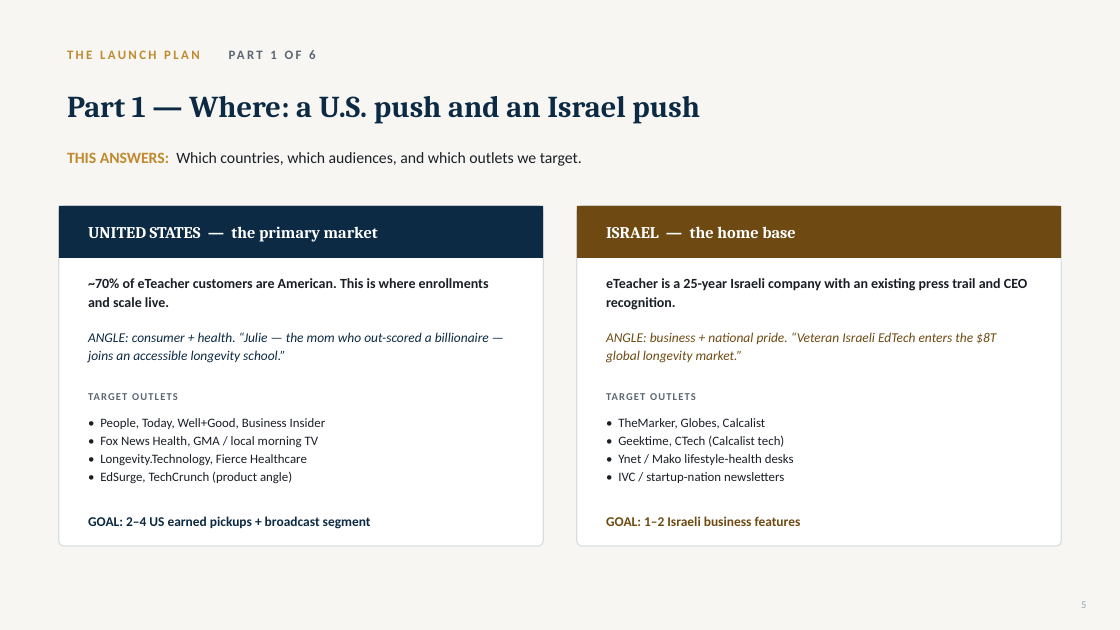
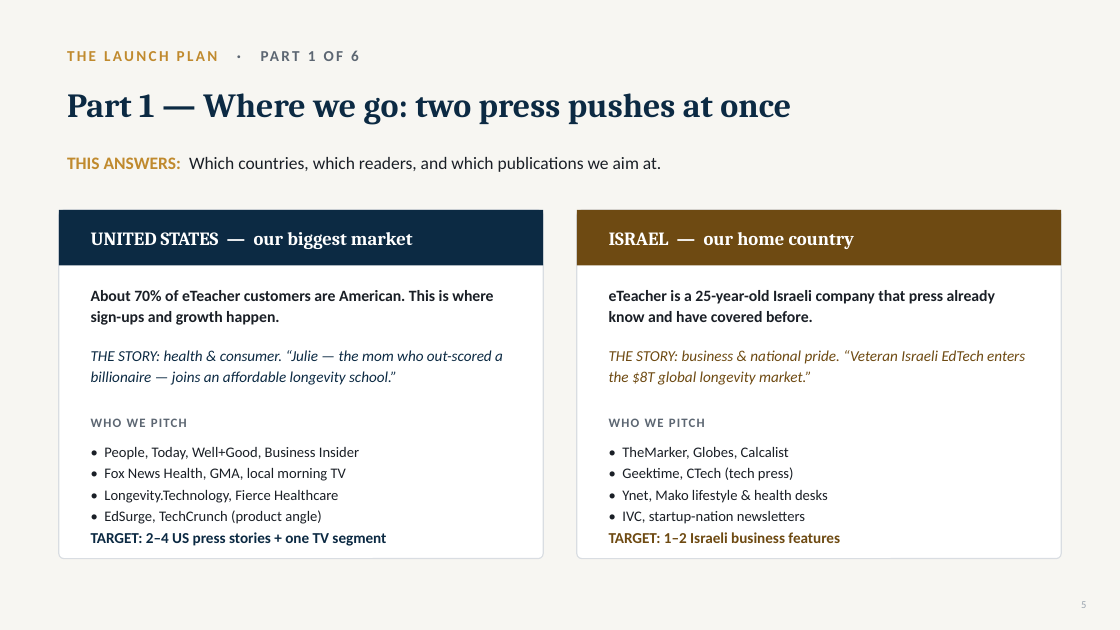
Before and after one commit to gitteromri-ux/eteacher-longevity-pr-campaign, a slide deck: slide 5 of eTeacher_Longevity_PR_Campaign.pptx. Drawn at 1120x630 pixels with LibreOffice and Linux fonts; fonts in the diff are those of the drawing. Boxes give left, top, right and bottom in pixels: in the first picture for what was removed or moved away, otherwise in the second. Text is boxed around its words. In the diff, an @@ line names an element or a change of style, - is before the commit and + after.

Commit message:
Plan slides: plain-English headlines, larger fonts, QA fixes (possible tier, consistent breadcrumbs, step cues)

```diff
--- a/eTeacher_Longevity_PR_Campaign.pptx
+++ b/eTeacher_Longevity_PR_Campaign.pptx
@@ text at (x1=67, y1=50, x2=359, y2=61): text changed; size 11 to 13 pt @@
-THE LAUNCH PLAN PART 1 OF 6
+THE LAUNCH PLAN · PART 1 OF 6
@@ text at (x1=67, y1=93, x2=791, y2=125): text changed; size 26 to 29 pt @@
-Part 1 — Where: a U.S. push and an Israel push
+Part 1 — Where we go: two press pushes at once
@@ text at (x1=67, y1=157, x2=661, y2=172): text changed; size 13.5 to 15 pt @@
-THIS ANSWERS: Which countries, which audiences, and which outlets we target.
+THIS ANSWERS: Which countries, which readers, and which publications we aim at.
@@ rectangle resized from (x1=59, y1=206, x2=544, y2=258) to (x1=59, y1=210, x2=544, y2=266) @@
@@ rounded rectangle resized from (x1=59, y1=206, x2=544, y2=546) to (x1=59, y1=210, x2=544, y2=559) @@
@@ rounded rectangle at (x1=59, y1=210, x2=544, y2=559): proportions changed @@
@@ text at (x1=91, y1=232, x2=413, y2=249): text changed; size 14 to 16 pt @@
-UNITED STATES — the primary market
+UNITED STATES — our biggest market
@@ rectangle resized from (x1=577, y1=206, x2=1062, y2=258) to (x1=577, y1=210, x2=1062, y2=266) @@
@@ rounded rectangle at (x1=577, y1=210, x2=1062, y2=559): proportions changed @@
@@ rounded rectangle resized from (x1=577, y1=206, x2=1062, y2=546) to (x1=577, y1=210, x2=1062, y2=559) @@
@@ text at (x1=609, y1=232, x2=855, y2=249): text changed; size 14 to 16 pt @@
-ISRAEL — the home base
+ISRAEL — our home country
@@ text at (x1=91, y1=290, x2=493, y2=325): text changed; size 12 to 13.5 pt @@
-~70% of eTeacher customers are American. This is where enrollments and scale live.
+About 70% of eTeacher customers are American. This is where sign-ups and growth happen.
@@ text at (x1=609, y1=290, x2=995, y2=322): text changed; size 12 to 13.5 pt @@
-eTeacher is a 25-year Israeli company with an existing press trail and CEO recognition.
+eTeacher is a 25-year-old Israeli company that press already know and have covered before.
@@ text at (x1=91, y1=350, x2=503, y2=385): text changed; size 11.5 to 13 pt @@
-ANGLE: consumer + health. “Julie — the mom who out-scored a billionaire — joins an accessible longevity school.”
+THE STORY: health & consumer. “Julie — the mom who out-scored a billionaire — joins an affordable longevity school.”
@@ text at (x1=609, y1=350, x2=1025, y2=385): text changed; size 11.5 to 13 pt @@
-ANGLE: business + national pride. “Veteran Israeli EdTech enters the $8T global longevity market.”
+THE STORY: business & national pride. “Veteran Israeli EdTech enters the $8T global longevity market.”
@@ text at (x1=91, y1=418, x2=187, y2=427): text changed; size 9 to 11 pt @@
-TARGET OUTLETS
+WHO WE PITCH
@@ text at (x1=609, y1=418, x2=705, y2=427): text changed; size 9 to 11 pt @@
-TARGET OUTLETS
+WHO WE PITCH
@@ text "• People, Today, Well+Good, Business ..." moved from (x1=100, y1=418, x2=326, y2=483) to (x1=104, y1=447, x2=359, y2=524) @@
@@ text at (x1=104, y1=447, x2=359, y2=524): size 11 to 12.5 pt in "• People, Today, Well+Good, Business Insider", "• Longevity.Technology, Fierce Healthcare", "• EdSurge, TechCrunch (product angle)"; line spacing 1.18 to 1.22 @@
@@ text "• TheMarker, Globes, Calcalist" moved from (x1=618, y1=418, x2=794, y2=483) to (x1=622, y1=447, x2=828, y2=524) @@
@@ text at (x1=622, y1=447, x2=789, y2=459): size 11 to 12.5 pt in "• TheMarker, Globes, Calcalist"; line spacing 1.18 to 1.22 @@
@@ text at (x1=104, y1=468, x2=346, y2=481): text changed; size 11 to 12.5 pt @@
-• Fox News Health, GMA / local morning TV
+• Fox News Health, GMA, local morning TV
@@ text at (x1=622, y1=467, x2=828, y2=524): text changed; size 11 to 12.5 pt @@
-• Geektime, CTech (Calcalist tech)
-• Ynet / Mako lifestyle-health desks
-• IVC / startup-nation newsletters
+• Geektime, CTech (tech press)
+• Ynet, Mako lifestyle & health desks
+• IVC, startup-nation newsletters
@@ text at (x1=91, y1=532, x2=386, y2=546): text changed; size 11.5 to 13 pt @@
-GOAL: 2–4 US earned pickups + broadcast segment
+TARGET: 2–4 US press stories + one TV segment
@@ text at (x1=609, y1=532, x2=840, y2=543): text changed; size 11.5 to 13 pt @@
-GOAL: 1–2 Israeli business features
+TARGET: 1–2 Israeli business features
```
Also in this commit, not shown: 7 other slides changed.
